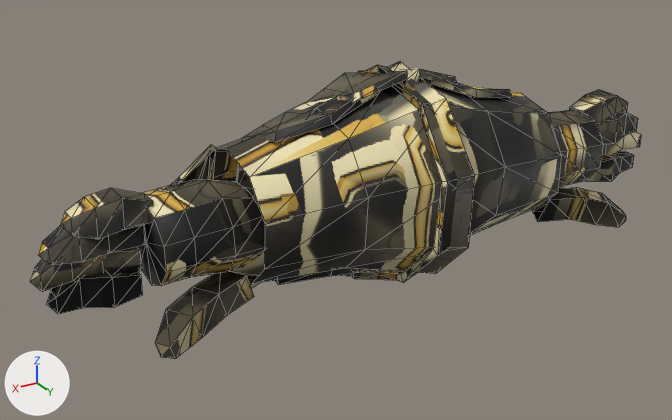
Two versions of the glTF model assets/modeles/armures/sol/gantelets_or_enchante.glb, one commit apart.
Rendered twice from a 50 mm camera at (0.563, 0.834, 0.502) aimed at (0.062, -0.001, 0.085). The axes (+X, +Y, +Z) are drawn at lower left. The lights are the same throughout. The older version comes first. Mesh edges are drawn as thin lines. Vertices at exactly the same position are counted once.

Names of what the first picture shows: 'gantelets_or.001'.
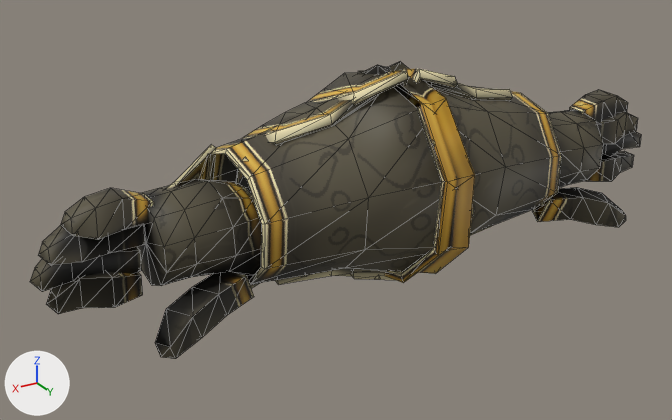
The newer file is also turned or shifted as a whole; pictures and numbers use the older file's frame.

Location of each change, (x1, y1, x2, y2) in pixels of the pictures (672 x 420 px):
part 1 of me_gantelets_or_002, added
    after: (210, 77, 544, 284)
part 2 of me_gantelets_or_002, surface changed
    both: (30, 62, 641, 358)

The change, as a diff of the scene's bpy script:
```diff
--- a/assets/modeles/armures/sol/gantelets_or_enchante.glb.py
+++ b/assets/modeles/armures/sol/gantelets_or_enchante.glb.py
@@ me_gantelets_or_002 @@
 # used by ob_gantelets_or_001; location = (0.0, 0.0, 0.0)
-me_gantelets_or_002.from_pydata(...)  # 506 vertices, 820 faces; spans x -0.408..0.408, y -0.112..0.143, z 0.0..0.251
+me_gantelets_or_002.from_pydata(...)  # 629 vertices, 976 faces; spans x -0.408..0.408, y -0.112..0.143, z 0.0..0.251
+# me_gantelets_or_002 part 1
+# 123 vertices are added at x -0.2..0.2, y -0.073..0.141, z 0.006..0.24
+# 156 new faces join them
+# me_gantelets_or_002 part 2: 820 kept faces spanning x -0.408..0.408, y -0.112..0.143, z 0.0..0.251 get new texture (UV) coordinates
 me_gantelets_or_002.materials.append(mat_or_patine)
```
